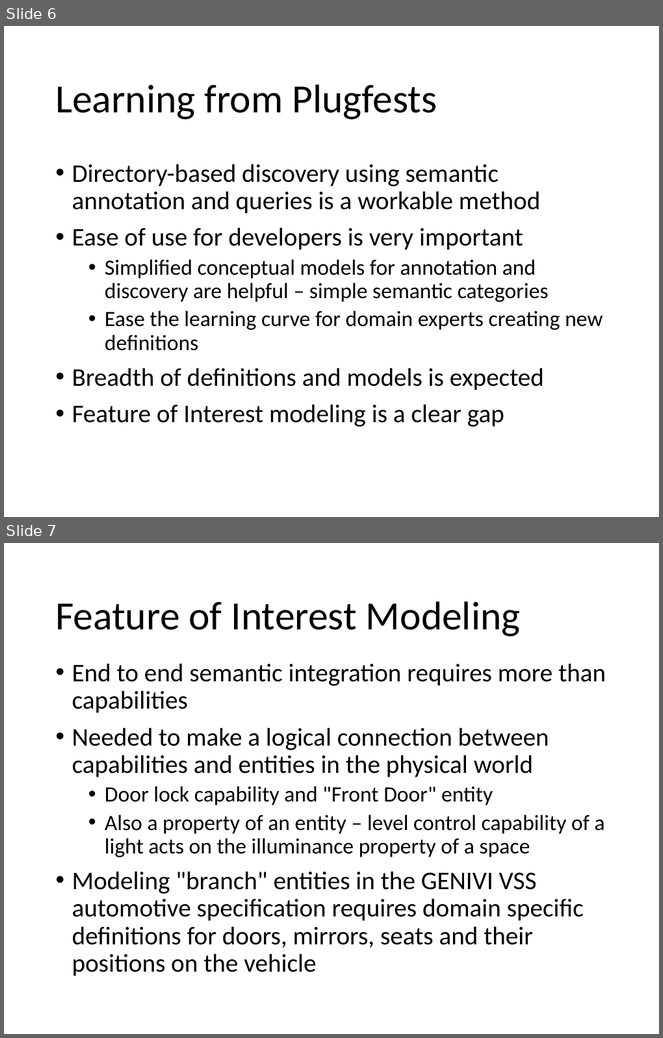
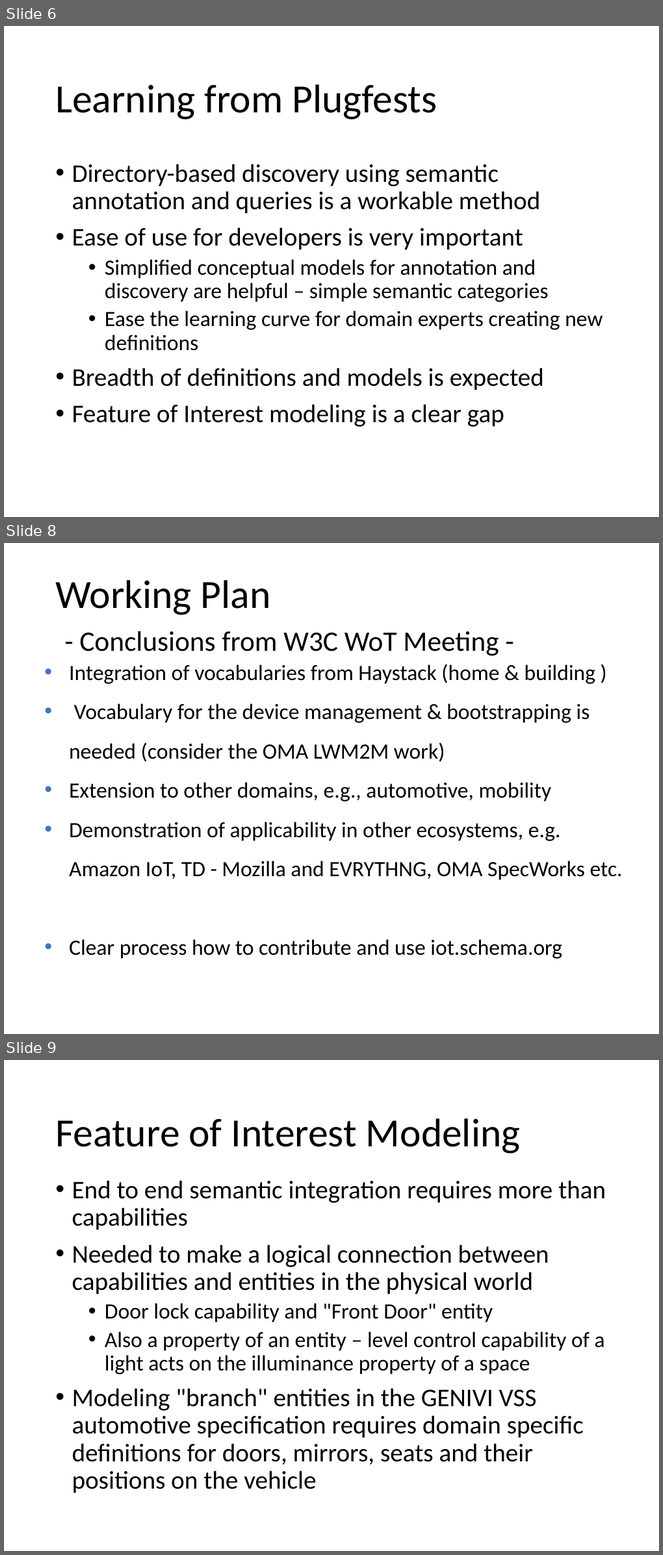
Before and after one commit to iot-schema-collab/teleconferences, a slide deck: iot.schema.org-19042018.pptx. Shown one above the other, each under a label of ours: slides 6 and 7 before the commit, slides 6, 8 and 9 after it; the slides between them are not shown. The pictures are 663x1038 and 663x1555 pixels, drawn with LibreOffice and Linux fonts; fonts in the diff are those of the drawing. Boxes give left, top, right and bottom in pixels: in the first picture for what was removed or moved away, otherwise in the second. Text is boxed around its words. In the diff, an @@ line names an element or a change of style, - is before the commit and + after.

Commit message:
Added a proposal for use of RDF Shape Constraints into iot.schema.org. Also added a proposal for introducing the Feature of Interest into iot.schema.org, together with the integration with SSN/SOSA and W3C WoT Thing Description model.

```diff
--- a/iot.schema.org-19042018.pptx
+++ b/iot.schema.org-19042018.pptx
@@ slide 8 added at <box>4,543,659,1034</box>, background #FFFFFF @@
@@ title added at <box>55,580,499,656</box>, 31 pt, text #000000 @@
+Working Plan
+- Conclusions from W3C WoT Meeting -
@@ text added at <box>69,664,623,959</box>, 24 pt, text #000000 @@
+  • Integration of vocabularies from Haystack (home & building )
+  • Vocabulary for the device management & bootstrapping is needed (consider the OMA LWM2M work)
+  • Extension to other domains, e.g., automotive, mobility
+  • Demonstration of applicability in other ecosystems, e.g. Amazon IoT, TD - Mozilla and EVRYTHNG, OMA SpecWorks etc.
+  • Clear process how to contribute and use iot.schema.org
@@ what was slide 7 is now slide 9 @@
```
Also in this commit, not shown: 9 other slides added, 1 other file.
